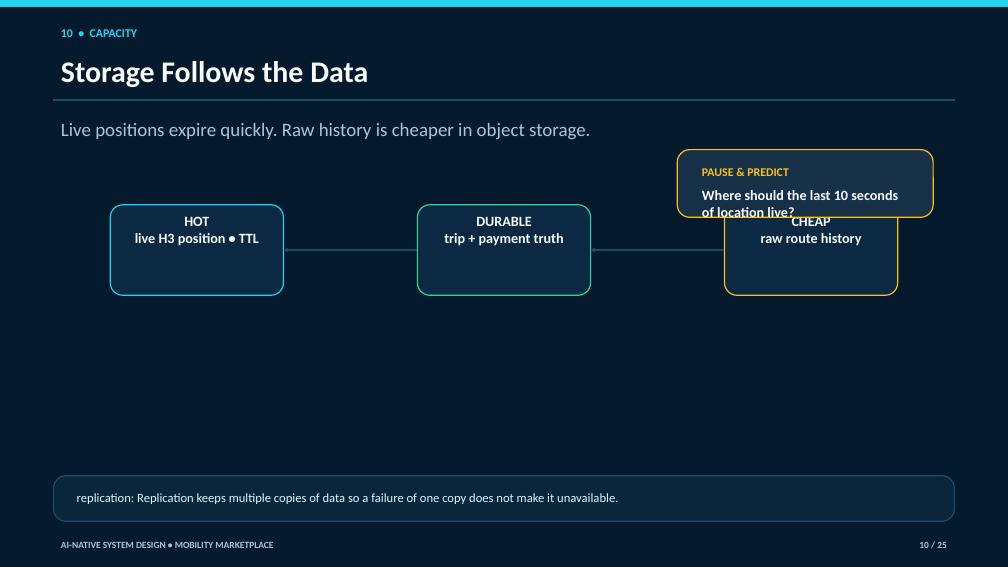
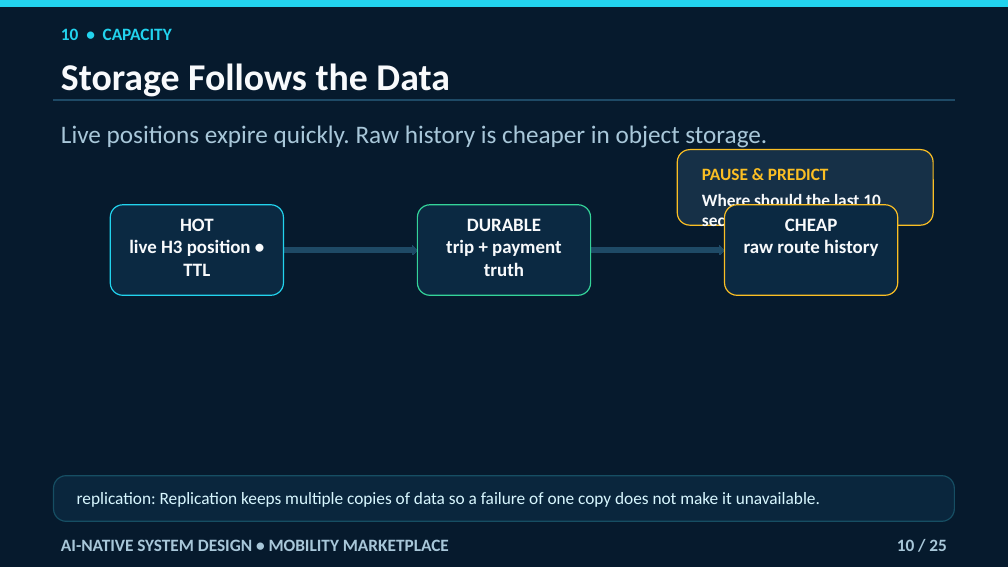
Before and after one commit to navaidya/learning, a slide deck: slide 10 of video/system-design/ai-native-mobility-marketplace/ai-native-mobility-marketplace.pptx. Drawn at 1008x567 pixels with LibreOffice and Linux fonts; fonts in the diff are those of the drawing. Boxes give left, top, right and bottom in pixels: in the first picture for what was removed or moved away, otherwise in the second. Text is boxed around its words. In the diff, an @@ line names an element or a change of style, - is before the commit and + after.

Commit message:
Fix mobility lesson deck review findings

```diff
--- a/video/system-design/ai-native-mobility-marketplace/ai-native-mobility-marketplace.pptx
+++ b/video/system-design/ai-native-mobility-marketplace/ai-native-mobility-marketplace.pptx
@@ text "10 • CAPACITY" at [61,28,172,40]: size 11.2 to 16.5 pt @@
@@ text "Storage Follows the Data" at [61,63,449,97]: size 28.5 to 36 pt @@
@@ text "Live positions expire quickly. Raw ..." at [61,125,767,148]: size 18 to 24 pt @@
@@ rounded rectangle: place and size @@
-rounded rectangle at [678,150,934,218]
+rounded rectangle at [678,150,934,225]
@@ rounded rectangle at [678,150,934,225]: proportions changed @@
@@ text "PAUSE & PREDICT" at [702,168,829,180]: size 11.2 to 16.5 pt @@
@@ text "Where should the last 10 ..." at [702,194,880,231]: size 13.5 to 16.5 pt @@
@@ size 13.5 to 18 pt in 3 elements at [110,205,284,296], [417,205,591,296], [724,205,898,296] @@
@@ arrow removed from (417, 250) to (284, 250) @@
@@ right arrow added at [284,245,417,254], fill #1E4A66, outline #1E4A66 0 pt @@
@@ arrow removed from (724, 250) to (591, 250) @@
@@ right arrow added at [591,245,724,254], fill #1E4A66, outline #1E4A66 0 pt @@
@@ text "replication: Replication keeps multiple copies ..." at [77,492,820,507]: size 12 to 16.5 pt @@
@@ text "AI-NATIVE SYSTEM DESIGN • MOBILITY ..." at [61,539,449,551]: size 9 to 16.5 pt @@
@@ text "10 / 25": place and size @@
-text "10 / 25" at [919,542,947,548]
+text "10 / 25" at [897,539,947,551]
@@ text "10 / 25" at [897,539,947,551]: size 9 to 16.5 pt @@
```
Also in this commit, not shown: 24 other slides changed, 1 other file.
